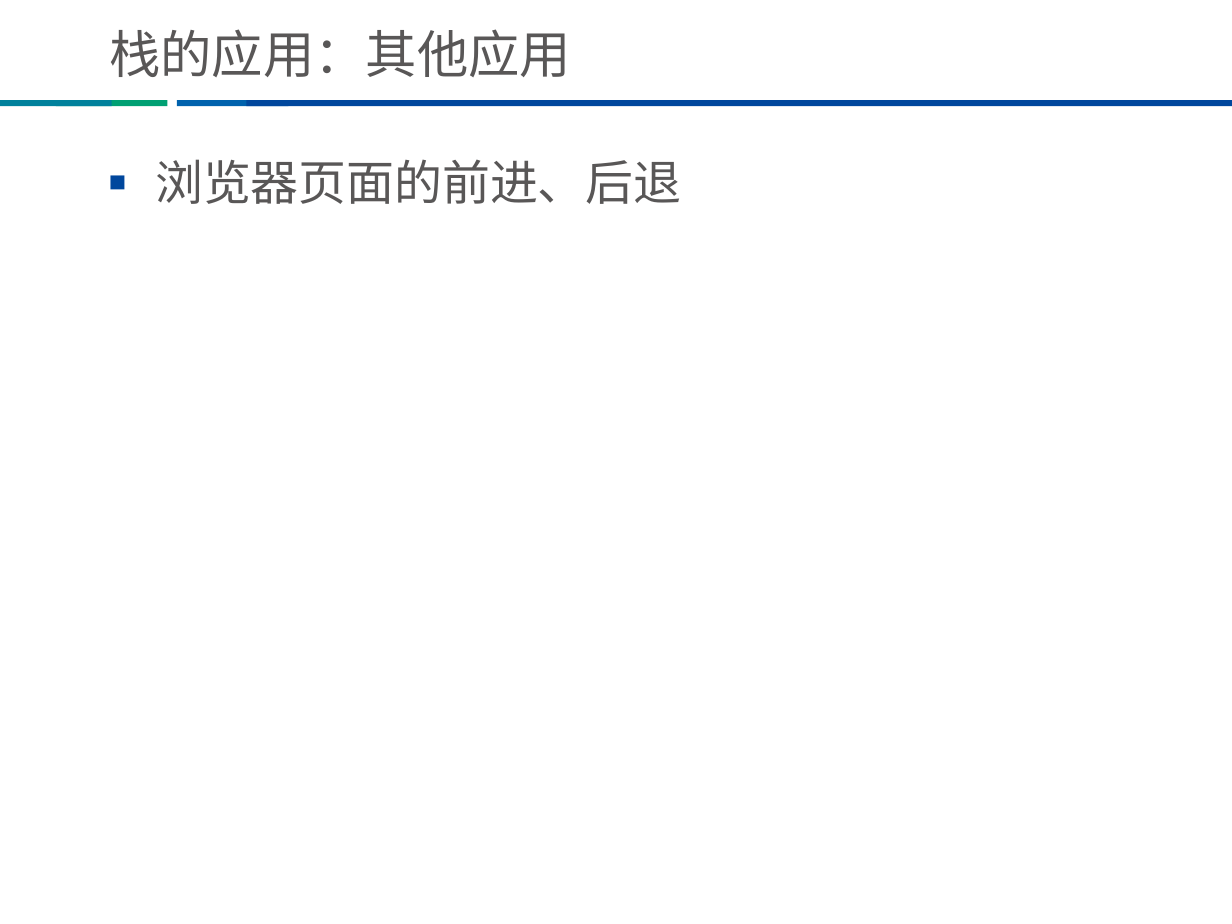
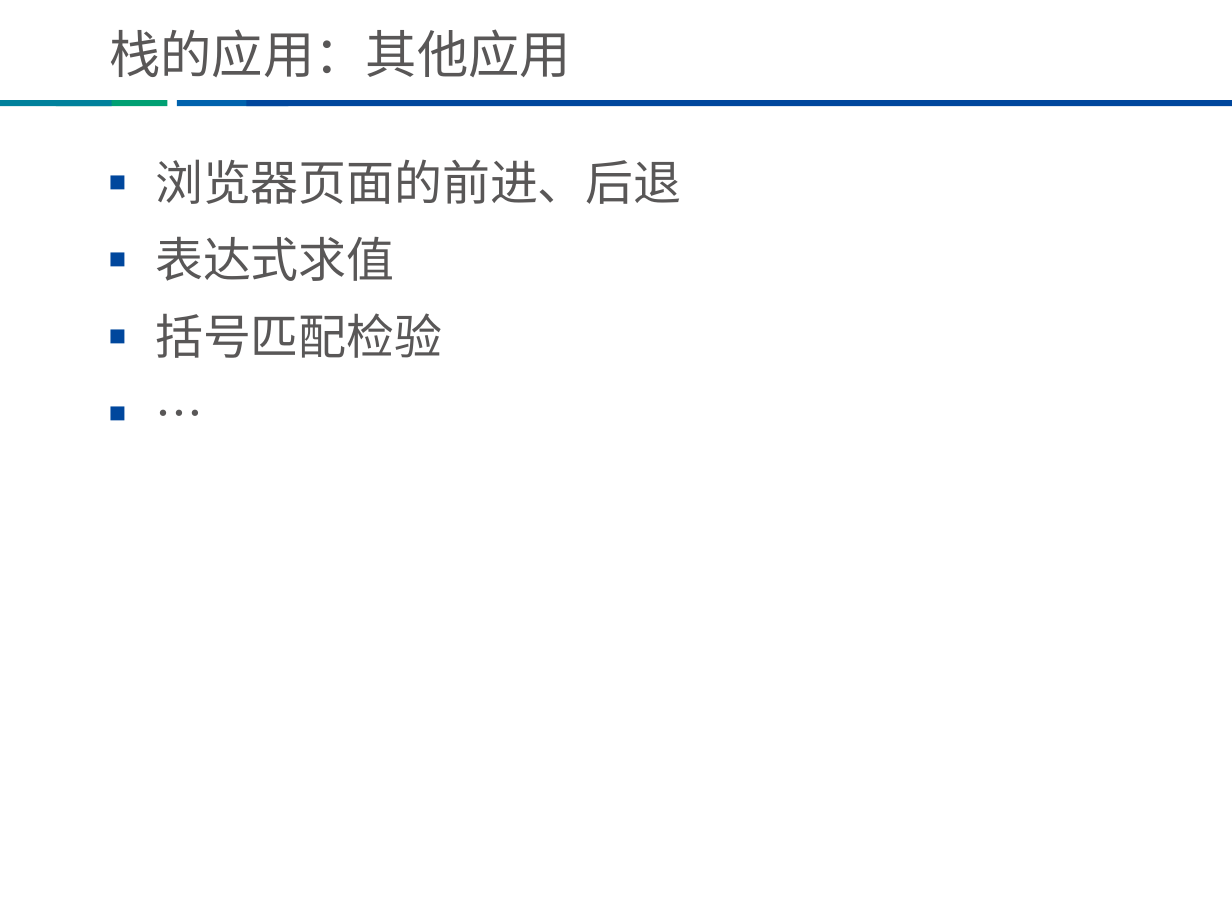
Before and after one commit to Tsaishichung/-, a slide deck: slide 37 of ppt/数据结构与算法分享/数据结构与算法（上）.ppt (slide 35 before the commit). Drawn at 1232x924 pixels with LibreOffice and Linux fonts; fonts in the diff are those of the drawing; background and template pictures are left out. Boxes give left, top, right and bottom in pixels: in the first picture for what was removed or moved away, otherwise in the second. Text is boxed around its words. In the diff, an @@ line names an element or a change of style, - is before the commit and + after.

```diff
--- a/ppt/数据结构与算法分享/数据结构与算法（上）.ppt
+++ b/ppt/数据结构与算法分享/数据结构与算法（上）.ppt
@@ text at box(155, 236, 442, 358): paragraphs added @@
+■ 表达式求值
+■ 括号匹配检验
+■ …
```
Also in this commit, not shown: 3 other slides changed, 2 slides added, 2 other files.
